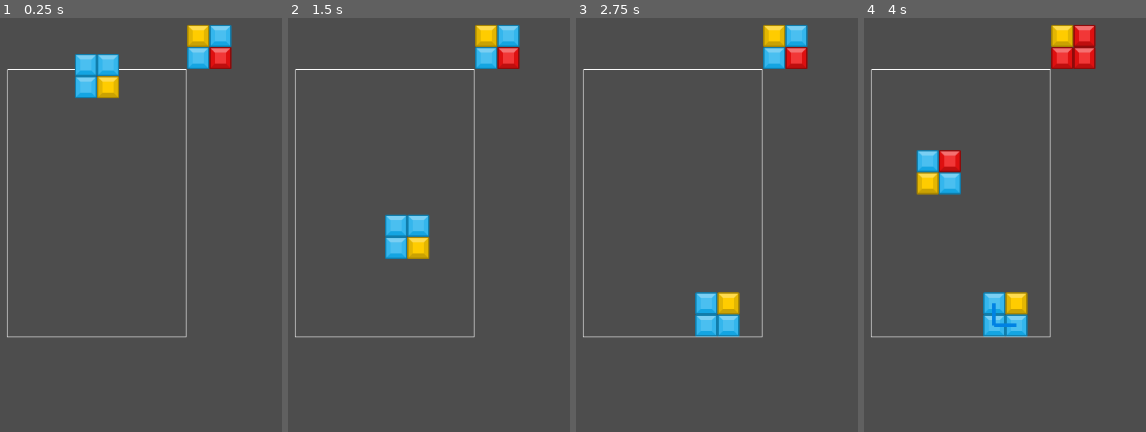
Above: before the commit, frames 1-4 (left to right).
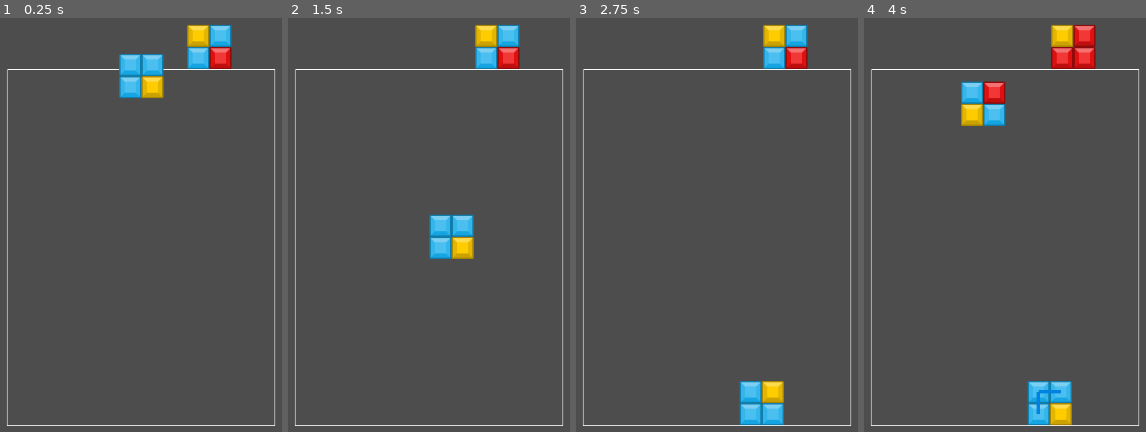
Above: after the commit, the same moments.

Repository: CosecantX/Looper
Game: Godot game, scene res://Scenes/game.tscn
The game is run twice, just before and just after one commit, with the same random seed, the same clock (stepped at 60 frames per second) and the same inputs.
Inputs:
- Up to frame 1 (0.25 s): no input
- Up to frame 2 (1.5 s): hold Right (ui_right) 0.53-1.28 s; tap Z (rotate_ccw) at 0.6 s; hold Down (ui_down) from 1.28 s (still down); tap X (rotate_cw) at 1.35 s
- Up to frame 3 (2.75 s): release Down (ui_down) at 2.03 s; hold Right (ui_right) from 2.03 s (still down); tap Z (rotate_ccw) at 2.1 s
- Up to frame 4 (4 s): tap Enter at 2.75 s; tap X (rotate_cw) at 2.85 s; release Right (ui_right) at 3.53 s; hold Left (ui_left) from 3.53 s (still down); tap Z (rotate_ccw) at 3.6 s

The runs differ from the first frame. In frame 1, 4.6% of the frame differs, in the area x 2-98%, y 8-99%; in frame 2, 4.6%; in frame 3, 4.6%; in frame 4, 8.0%, in the area x 2-98%, y 12-99%.

Commit message:
added loop detection and popping blocks

Diff:
--- a/Scenes/Blocks/block.gd
+++ b/Scenes/Blocks/block.gd
@@ -8,3 +8,5 @@
 @export var color : COLORS
 
 var pos : Vector2
+
+var visited: bool = false
--- a/Scenes/Board/board.gd
+++ b/Scenes/Board/board.gd
@@ -3,7 +3,7 @@
 # Collection of packed scenes for each block type
 @export var block_scenes : Array[PackedScene]
 # Size of the board, in blocks
-@export var board_size := Vector2(8, 12)
+@export var board_size := Vector2(14, 18)
 # Size of the blocks, in pixels
 @export var block_size := Vector2(32, 32)
 # Initial fall speed for clump
@@ -36,6 +36,10 @@
 var falling_blocks : Array[Block]
 # Stores the blocks to erase from falling blocks array
 var blocks_to_erase : Array[Block]
+# Stores whether a loop has been found
+var loop_found : bool = false
+# Blocks to "pop" or remove from board
+var blocks_to_pop : Array[Block]
 # Fall speed for clump
 var fall_speed : float = initial_fall_speed
 
@@ -61,8 +65,17 @@
 		move_clump(movement, delta)
 	# Make blocks fall if current state is BLOCKS_FALLING
 	if state == states.BLOCKS_FALLING:
+		mark_blocks_to_drop()
 		if falling_blocks:
 			drop_blocks(delta)
+		else:
+			state = states.CHECKING_FOR_LOOPS
+	# Check for loops
+	if state == states.CHECKING_FOR_LOOPS:
+		check_for_loops()
+		if blocks_to_pop:
+			pop_blocks()
+			state = states.BLOCKS_FALLING
 		else:
 			state = states.CLUMP_FALLING
 
@@ -140,20 +153,68 @@
 			if get_if_board_with_borders(Vector2i(x, y)):
 				var line_color = get_board(Vector2i(x, y)).line_color
 				# Check and draw lines for matching block to the right
-				if get_if_block_without_borders(Vector2i(x + 1, y)):
+				if get_if_board_without_borders(Vector2i(x + 1, y)):
 					var right_block = get_board(Vector2i(x + 1, y))
 					if line_color == right_block.line_color:
 						var starting_block_midpoint = Vector2((x * block_size.x) + (block_size.x / 2), (y * block_size.y) + (block_size.y / 2))
 						var ending_block_midpoint = Vector2(((x + 1) * block_size.x) + (block_size.x / 2), (y * block_size.y) + (block_size.y / 2))
 						draw_line(starting_block_midpoint, ending_block_midpoint,line_color, line_width)
 				# Check and draw lines for matching block below
-				if get_if_block_without_borders(Vector2i(x, y + 1)):
+				if get_if_board_without_borders(Vector2i(x, y + 1)):
 					var below_block = get_board(Vector2i(x, y + 1))
 					if line_color == below_block.line_color:
 						var starting_block_midpoint = Vector2((x * block_size.x) + (block_size.x / 2), (y * block_size.y) + (block_size.y / 2))
 						var ending_block_midpoint = Vector2((x * block_size.x) + (block_size.x / 2), ((y + 1) * block_size.y) + (block_size.y / 2))
 						draw_line(starting_block_midpoint, ending_block_midpoint,line_color, line_width)
 
+func check_for_loops() -> void:
+	for x in board_size.x:
+		for y in board_size.y:
+			if get_if_board_without_borders(Vector2i(x, y)):
+				if not get_board(Vector2i(x, y)).visited:
+					var path : Array[Block] = []
+					search(get_board(Vector2i(x, y)), get_board(Vector2i(x, y)), path)
+					if loop_found:
+						handle_loop(path)
+					loop_found = false
+	reset_visited()
+
+func search(current_block : Block, previous_block : Block, path : Array) -> void:
+	path.append(current_block)
+	current_block.visited = true
+	var current_position = Vector2i(current_block.pos)
+	var current_color = previous_block.color
+	var neighbors : Array[Vector2i] = [
+		current_position + Vector2i.UP,
+		current_position + Vector2i.RIGHT,
+		current_position + Vector2i.DOWN,
+		current_position + Vector2i.LEFT
+	]
+	for neighbor in neighbors:
+		if get_if_board_without_borders(neighbor):
+			var block : Block = get_board(neighbor)
+			if block != previous_block and block.color == current_color:
+				if block.visited:
+					loop_found = true
+				else:
+					search(block, current_block, path)
+
+func handle_loop(path : Array[Block]) -> void:
+	print("loop found: ")
+	print(path)
+	blocks_to_pop.append_array(path)
+
+func pop_blocks() -> void:
+	for block in blocks_to_pop:
+		remove_from_board(block.pos)
+	blocks_to_pop = []
+	queue_redraw()
+
+# Reset board's visited tags
+func reset_visited() -> void:
+	for block in board:
+		if block:
+			block.visited = false
 
 # Returns whether a block is present in the passed board position or not
 func get_if_board_with_borders(board_position : Vector2i) -> bool:
@@ -165,7 +226,7 @@
 		return false
 
 # Returns whether a block exists on board without concern for block borders
-func get_if_block_without_borders(board_position : Vector2i) -> bool:
+func get_if_board_without_borders(board_position : Vector2i) -> bool:
 	if board_position.x < 0 or board_position.x >= board_size.x or board_position.y >= board_size.y:
 		return false
 	elif get_board(board_position):
@@ -181,9 +242,16 @@
 func set_board(board_position : Vector2i, block : Block) -> bool:
 	if not get_board(board_position):
 		board[board_position.x + board_position.y * board_size.x] = block
+		block.pos = board_position
 		return true
 	else:
 		return false
+
+func remove_from_board(board_position : Vector2i) -> void:
+	if get_board(board_position):
+		var block = board[board_position.x + board_position.y * board_size.x]
+		board[board_position.x + board_position.y * board_size.x] = null
+		block.queue_free()
 
 # Moves the clump based on the direction passed in
 func move_clump(direction : Vector2i, delta : float) -> void:
--- a/Scenes/game.tscn
+++ b/Scenes/game.tscn
@@ -6,8 +6,4 @@
 
 [node name="Board" parent="." instance=ExtResource("1_82qgw")]
 position = Vector2(32, 96)
-board_size = Vector2(8, 12)
-block_size = Vector2(32, 32)
-initial_fall_speed = 5.0
-fall_acceleration = 1.0
-fall_speed_multiplier = 2.0
+board_size = Vector2(12, 16)
